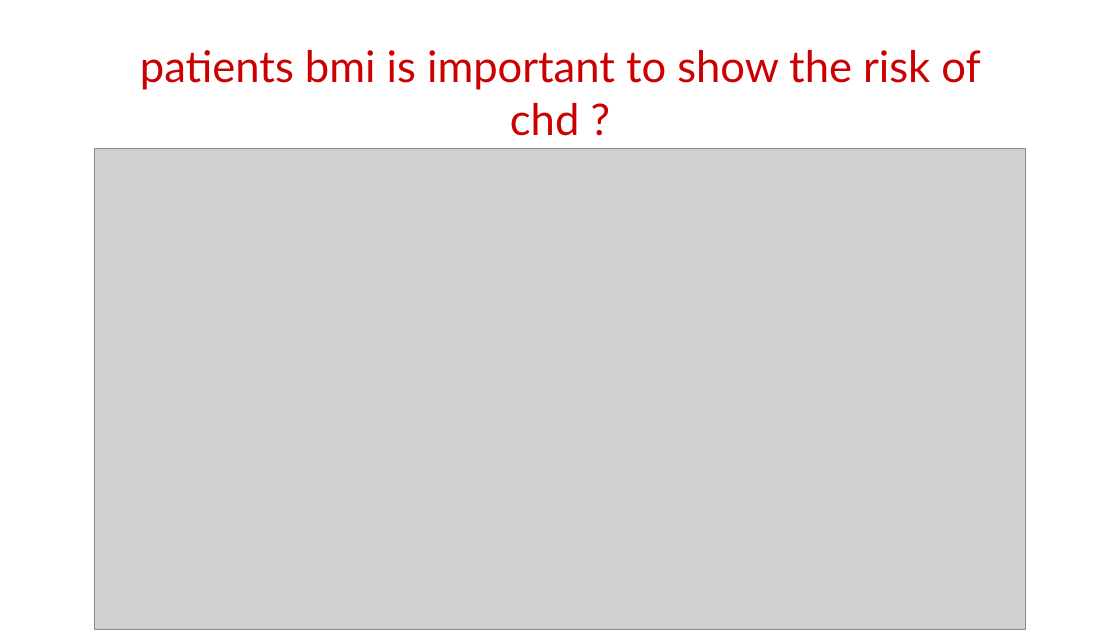
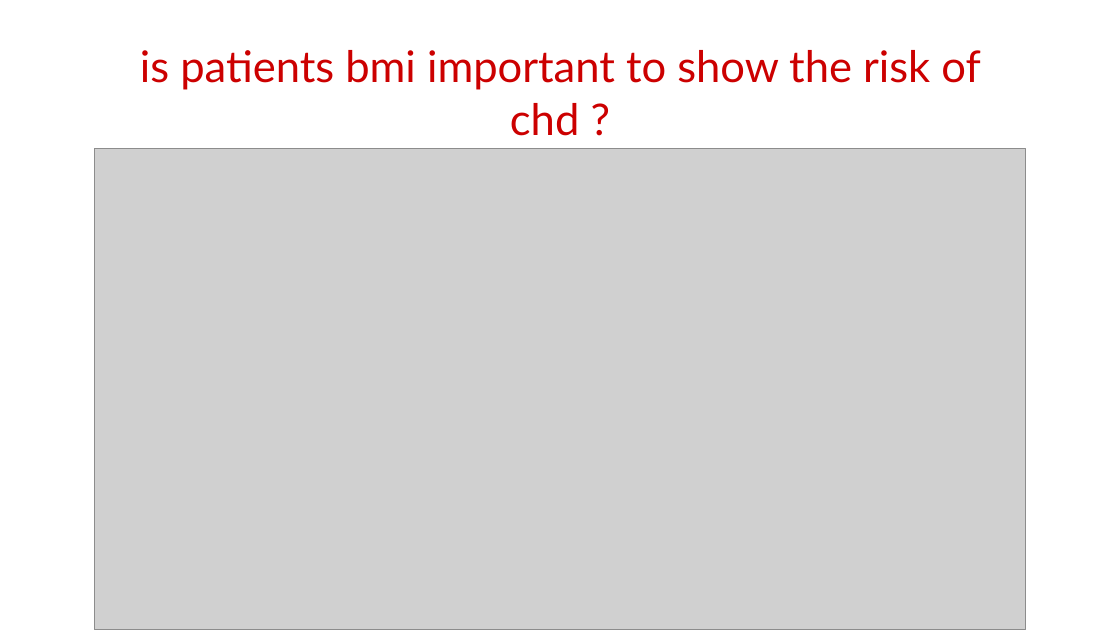
Before and after one commit to ameenattar92/Cardiovascular-Risk-Prediction, a slide deck: slide 21 of CapstoneProject_Cardiovascular RP.pptx. Drawn at 1120x630 pixels with LibreOffice and Linux fonts; fonts in the diff are those of the drawing; grey boxes stand for pictures; background and template pictures are left out. Boxes give left, top, right and bottom in pixels: in the first picture for what was removed or moved away, otherwise in the second. Text is boxed around its words. In the diff, an @@ line names an element or a change of style, - is before the commit and + after.

```diff
--- a/CapstoneProject_Cardiovascular RP.pptx
+++ b/CapstoneProject_Cardiovascular RP.pptx
@@ title at (140, 50, 980, 136): text changed @@
-patients bmi is important to show the risk of chd ?
+is patients bmi important to show the risk of chd ?
```
Also in this commit, not shown: 3 other slides changed, 2 slides added, 1 slide removed.
